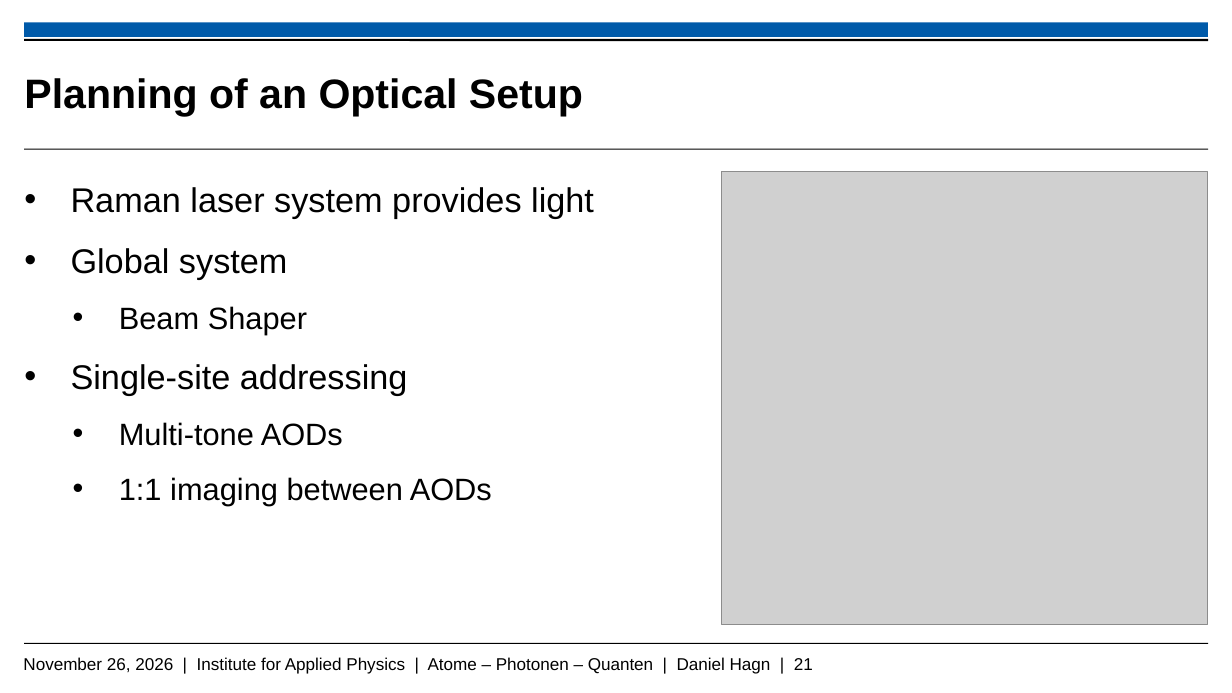
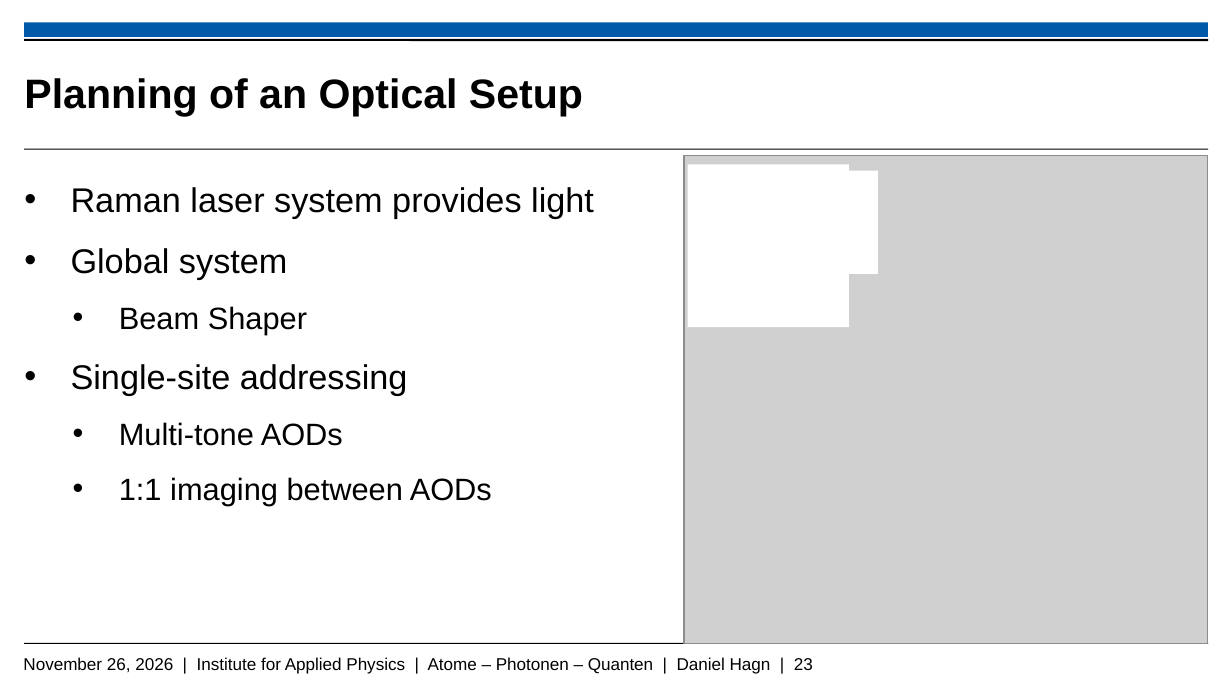
Before and after one commit to Daniel-Hagn-physik/Masterthesis_Backup, a slide deck: slide 23 of Hagn_Daniel_Mastervortrag.pptx (slide 21 before the commit). Drawn at 1232x693 pixels with LibreOffice and Linux fonts; fonts in the diff are those of the drawing; grey boxes stand for pictures; background and template pictures are left out. Boxes give left, top, right and bottom in pixels: in the first picture for what was removed or moved away, otherwise in the second. Text is boxed around its words. In the diff, an @@ line names an element or a change of style, - is before the commit and + after.

```diff
--- a/Hagn_Daniel_Mastervortrag.pptx
+++ b/Hagn_Daniel_Mastervortrag.pptx
@@ picture: place and size @@
-picture at <box>722,172,1207,625</box>
+picture at <box>684,155,1207,643</box>
@@ rectangle added at <box>687,164,849,326</box>, fill #FFFFFF @@
@@ rectangle added at <box>840,170,877,274</box>, fill #FFFFFF @@
@@ text at <box>23,657,813,674</box>: text changed @@
-November 26, 2026 | Institute for Applied Physics | Atome – Photonen – Quanten | Daniel Hagn | 21
+November 26, 2026 | Institute for Applied Physics | Atome – Photonen – Quanten | Daniel Hagn | 23
```
Also in this commit, not shown: 7 other slides changed, 6 slides added.
